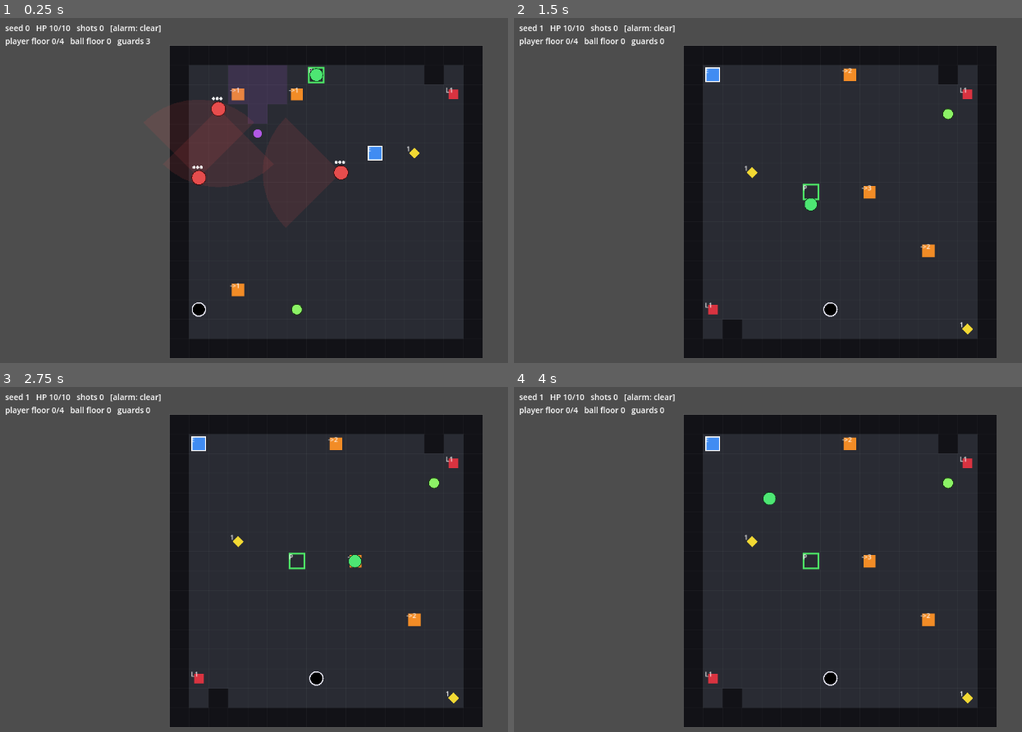
Above: before the commit, frames 1-4 (two rows, left to right).
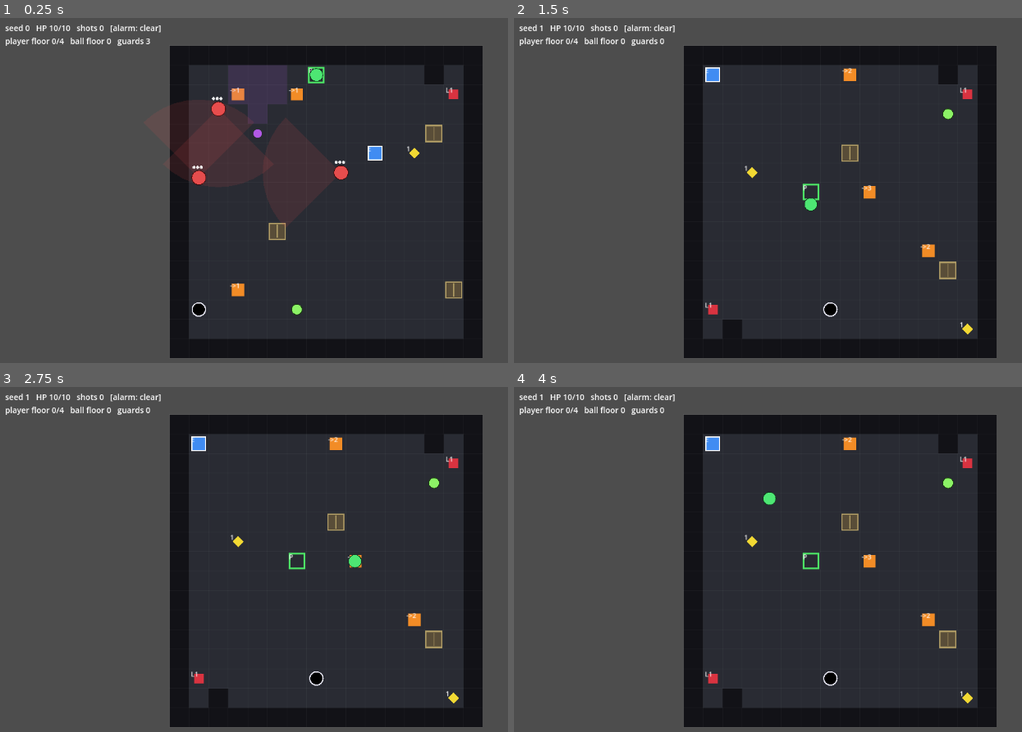
Above: after the commit, the same moments.

Repository: Gamabunta57/golf-ninja
Game: Godot game, scene res://scenes/building/building_root.tscn
Two runs of this game, one before a commit and one after it. Both use one fixed random seed, a clock stepped at 60 frames per second and the inputs below.
Inputs:
- Up to frame 1 (0.25 s): no input
- Up to frame 2 (1.5 s): tap Enter at 0.5 s; hold D (gn_move_right) 0.53-1.28 s; tap E (gn_interact) at 0.6 s; tap Space at 0.77 s; hold S (gn_move_down) from 1.28 s (still down); tap R at 1.35 s
- Up to frame 3 (2.75 s): tap Space at 1.52 s; release S (gn_move_down) at 2.03 s; hold D (gn_move_right) from 2.03 s (still down); tap Enter at 2.1 s
- Up to frame 4 (4 s): release D (gn_move_right) at 2.78 s; hold W (gn_move_up) 2.78-3.53 s; tap Keypad Enter at 2.85 s; tap Space at 3.02, 3.77 s; hold A (gn_move_left) from 3.53 s (still down); tap E (gn_interact) at 3.6 s

The runs differ from the first frame. In frame 1, 0.5% of the frame differs, in the area x 52-91%, y 30-82%; in frame 2, 0.4%; in frame 3, 0.4%; in frame 4, 0.4%.

Commit message:
Implementation of phase9 with claude

Diff:
--- a/core/data/floor_data.gd
+++ b/core/data/floor_data.gd
@@ -19,6 +19,7 @@
 var keycards: Array[KeycardData] = []
 var camera_zones: Array[CameraZoneData] = []
 var guard_patrols: Array[GuardPatrolData] = []
+var locker_positions: Array[Vector2i] = []
 var walkable_grid: Array = []  # Array[Array] of bool, indexed [y][x]
 
 
@@ -58,6 +59,10 @@
 	return elevator_positions.has(cell)
 
 
+func has_locker_at(cell: Vector2i) -> bool:
+	return locker_positions.has(cell)
+
+
 func get_door_at(cell: Vector2i) -> DoorData:
 	for door in doors:
 		if door.position == cell:
--- a/core/generation/generation_config.gd
+++ b/core/generation/generation_config.gd
@@ -43,6 +43,8 @@
 @export_group("Stealth")
 @export var cameras_per_floor_range: Vector2i = Vector2i(0, 2)
 @export var guards_per_floor_range: Vector2i = Vector2i(0, 3)
+## Lockers the player can hide in (breaks line of sight when unobserved).
+@export var lockers_per_floor_range: Vector2i = Vector2i(1, 3)
 @export var ball_jam_radius_cells: int = 2
 @export var camera_jam_duration_sec: float = 3.0
 @export var alarm_search_duration_sec: float = 8.0
--- a/core/generation/map_generator.gd
+++ b/core/generation/map_generator.gd
@@ -85,6 +85,7 @@
 	# 7. Stealth: cameras and guard patrols (no bearing on completability).
 	_generate_cameras(building, config, prng.get_stream("cameras"), reserved)
 	_generate_guards(building, config, prng.get_stream("guards"), reserved)
+	_generate_lockers(building, config, prng.get_stream("lockers"), reserved)
 
 	return building
 
@@ -309,6 +310,20 @@
 				break
 			var guard: GuardPatrolData = GuardPatrolData.new(f, path, config.guard_fov_angle_degrees, config.guard_fov_range_cells)
 			fd.guard_patrols.append(guard)
+
+
+func _generate_lockers(building: BuildingData, config: GenerationConfig, prng: PrngService, reserved: Array[Dictionary]) -> void:
+	var lo: int = maxi(0, config.lockers_per_floor_range.x)
+	var hi: int = maxi(lo, config.lockers_per_floor_range.y)
+	for f in building.floor_count():
+		var fd: FloorData = building.floors[f]
+		var count: int = prng.randi_range(lo, hi)
+		for _i in count:
+			var cell: Vector2i = _pick_free_cell(fd, reserved[f], prng)
+			if cell == INVALID_CELL:
+				break
+			_reserve(reserved[f], cell)
+			fd.locker_positions.append(cell)
 
 
 ## Builds a short patrol loop of walkable waypoints near a random start cell.
--- a/scenes/building/building_root.gd
+++ b/scenes/building/building_root.gd
@@ -29,8 +29,12 @@
 var _elevators: ElevatorSystem = ElevatorSystem.new()
 var _aim: ShotAimController = ShotAimController.new()
 var _detection: DetectionResolver = DetectionResolver.new()
+var _hiding: HidingSystem = HidingSystem.new()
 var _cameras: Array[SecurityCamera] = []
 var _guards: Array[Guard] = []
+var _lockers: Array[Locker] = []
+var _hidden: bool = false
+var _hidden_locker: Locker = null
 
 var _seed_counter: int = 0
 var _shots_taken: int = 0
@@ -101,6 +105,9 @@
 	_won = false
 	_out_of_shots = false
 	_caught = false
+	_hidden = false
+	_hidden_locker = null
+	_player.visible = true
 	_aim.cancel()
 	_aim_ui.hide_aim()
 	_detection.alarm = AlarmState.new()
@@ -118,6 +125,7 @@
 	_renderer.set_floor_data(fd, _start_marker_for(index))
 	_spawn_cameras(fd, index)
 	_spawn_guards(fd)
+	_spawn_lockers(fd)
 
 	var size_px: Vector2 = _renderer.pixel_size()
 	_camera.position = size_px * 0.5
@@ -170,6 +178,38 @@
 	_guards.clear()
 
 
+func _spawn_lockers(fd: FloorData) -> void:
+	_clear_lockers()
+	for cell: Vector2i in fd.locker_positions:
+		var locker: Locker = Locker.new()
+		locker.z_index = 2
+		locker.setup(cell)
+		add_child(locker)
+		_lockers.append(locker)
+
+
+func _clear_lockers() -> void:
+	for locker in _lockers:
+		locker.queue_free()
+	_lockers.clear()
+	_hidden_locker = null
+
+
+func _locker_at(cell: Vector2i) -> Locker:
+	for locker in _lockers:
+		if locker.cell == cell:
+			return locker
+	return null
+
+
+## Live guard field-of-view data for HidingSystem (Godot-agnostic dicts).
+func _guard_views() -> Array:
+	var views: Array = []
+	for g in _guards:
+		views.append(g.fov_view())
+	return views
+
+
 func _physics_process(delta: float) -> void:
 	if _building == null:
 		return
@@ -182,6 +222,10 @@
 			_cancel_aim()
 		elif intent.interact_pressed and _aim.can_fire():
 			_fire_shot()
+	elif _hidden:
+		# Hidden: frozen and concealed until the player chooses to come out.
+		if intent.interact_pressed or intent.cancel_pressed:
+			_exit_hide()
 	elif not _run_over():
 		_player.move(intent.move, delta)
 		if intent.interact_pressed:
@@ -204,7 +248,9 @@
 	var pf: int = _player_state.current_floor
 	for f in _building.floor_count():
 		var seen: bool = false
-		if f == pf:
+		# A hidden player is concealed: no camera or guard can spot them, so the
+		# alarm decays through SEARCHING to INACTIVE while they stay hidden.
+		if f == pf and not _hidden:
 			seen = _detection.camera_sees_cell(_building.get_floor(f), player_cell, now)
 			if not seen:
 				for g in _guards:
@@ -215,15 +261,44 @@
 
 
 func _handle_interact() -> void:
-	# Aiming a nearby, at-rest ball on this floor takes priority over elevators.
+	# Priority: aim a nearby ball -> hide in a locker -> ride an elevator.
 	if _can_aim():
 		_begin_aim()
 		return
 	var cell: Vector2i = _player.current_cell()
+	if _can_hide_at(cell):
+		_enter_hide(cell)
+		return
 	var dest: int = _elevators.next_destination(_building, _player_state.current_floor, cell)
 	if dest >= 0:
 		_player.move_to_floor(_building.get_floor(dest), cell)
 		_show_floor(dest)
+
+
+## True if the player stands on a locker and is currently unobserved (hiding
+## must precede detection — GDD §3.3).
+func _can_hide_at(cell: Vector2i) -> bool:
+	var fd: FloorData = _building.get_floor(_player_state.current_floor)
+	if not _hiding.has_locker(fd, cell):
+		return false
+	return _hiding.can_conceal(_detection, fd, cell, Time.get_ticks_msec(), _guard_views())
+
+
+func _enter_hide(cell: Vector2i) -> void:
+	_hidden = true
+	_player.visible = false
+	_cancel_aim()
+	_hidden_locker = _locker_at(cell)
+	if _hidden_locker != null:
+		_hidden_locker.set_occupied(true)
+
+
+func _exit_hide() -> void:
+	_hidden = false
+	_player.visible = true
+	if _hidden_locker != null:
+		_hidden_locker.set_occupied(false)
+		_hidden_locker = null
 
 
 func _can_aim() -> bool:
@@ -335,10 +410,14 @@
 		status = "\n>>> CAUGHT BY A GUARD (R to play again)"
 	elif _out_of_shots:
 		status = "\n>>> OUT OF SHOTS (R to play again)"
+	elif _hidden:
+		status = "\n[hidden] [E] leave the locker"
 	elif _aim.active:
 		status = "\n[E] fire   [Esc] cancel   (move to aim / adjust power)"
 	elif _can_aim():
 		status = "\n[E] aim the ball"
+	elif _can_hide_at(_player.current_cell()):
+		status = "\n[E] hide in locker"
 	elif _elevators.can_use(_building, pf, _player.current_cell()):
 		status = "\n[E] ride to floor %d" % _elevators.next_destination(_building, pf, _player.current_cell())
 	elif bf != pf:
--- a/scenes/guard/guard.gd
+++ b/scenes/guard/guard.gd
@@ -91,6 +91,17 @@
 
 func hp() -> int:
 	return _sm.hp if _sm != null else 0
+
+
+## Current field-of-view as plain data (for HidingSystem, which stays Godot- and
+## Guard-agnostic).
+func fov_view() -> Dictionary:
+	return {
+		"origin": current_cell(),
+		"facing": _facing,
+		"angle": data.fov_angle_degrees,
+		"range": data.fov_range_cells,
+	}
 
 
 # --- behaviours -------------------------------------------------------------
--- /dev/null
+++ b/scenes/interactables/locker.gd
@@ -0,0 +1,35 @@
+class_name Locker
+extends Node2D
+
+## A hiding spot (plan Phase 9). Purely presentational: the concealment rules
+## live in HidingSystem and the root. Draws a locker on its cell and changes
+## appearance while the player is hidden inside it.
+
+const COL_BODY: Color = Color(0.35, 0.3, 0.22)
+const COL_BODY_OCCUPIED: Color = Color(0.3, 0.55, 0.85)
+const COL_TRIM: Color = Color(0.7, 0.62, 0.4)
+
+var cell: Vector2i
+var occupied: bool = false
+
+
+func setup(locker_cell: Vector2i) -> void:
+	cell = locker_cell
+	var cs: int = FloorRenderer.CELL_SIZE
+	position = Vector2(cell.x * cs, cell.y * cs)
+	queue_redraw()
+
+
+func set_occupied(value: bool) -> void:
+	if occupied != value:
+		occupied = value
+		queue_redraw()
+
+
+func _draw() -> void:
+	var cs: int = FloorRenderer.CELL_SIZE
+	var rect: Rect2 = Rect2(Vector2(3, 3), Vector2(cs - 6, cs - 6))
+	draw_rect(rect, COL_BODY_OCCUPIED if occupied else COL_BODY, true)
+	draw_rect(rect, COL_TRIM, false, 2.0)
+	# Handle/latch line down the middle.
+	draw_line(Vector2(cs * 0.5, 5), Vector2(cs * 0.5, cs - 5), COL_TRIM, 1.5)
--- /dev/null
+++ b/systems/stealth/hiding_system.gd
@@ -0,0 +1,26 @@
+class_name HidingSystem
+extends RefCounted
+
+## Validates concealment (plan §7.3 #7, Phase 9). A locker (or an elevator) can
+## only be used to hide if the player is NOT currently observed at that moment —
+## hiding must happen BEFORE detection, not as an instant escape from a camera
+## or a guard already looking at you (GDD §3.3).
+##
+## Godot-agnostic: it composes the shared DetectionResolver's LOS helpers.
+## Guard views are passed as plain dicts { origin, facing, angle, range } so this
+## system never depends on the Guard scene class.
+
+## True if `cell` on `floor_data` is currently unobserved by any non-jammed
+## camera and outside every guard's field of view — i.e. hiding there succeeds.
+func can_conceal(detection: DetectionResolver, floor_data: FloorData, cell: Vector2i, now_ms: int, guard_views: Array) -> bool:
+	if detection.camera_sees_cell(floor_data, cell, now_ms):
+		return false
+	for view: Dictionary in guard_views:
+		if detection.cell_in_guard_fov(view["origin"], view["facing"], view["angle"], view["range"], cell):
+			return false
+	return true
+
+
+## True if `cell` holds a locker on this floor.
+func has_locker(floor_data: FloorData, cell: Vector2i) -> bool:
+	return floor_data.has_locker_at(cell)
--- a/tests/run_tests.gd
+++ b/tests/run_tests.gd
@@ -13,6 +13,7 @@
 		{"name": "Ball physics", "instance": TestBallPhysics.new()},
 		{"name": "Detection & alarm", "instance": TestDetectionAlarm.new()},
 		{"name": "Guard AI", "instance": TestGuardAi.new()},
+		{"name": "Hiding", "instance": TestHiding.new()},
 	]
 
 	var total_failures: int = 0
--- /dev/null
+++ b/tests/test_hiding.gd
@@ -0,0 +1,75 @@
+class_name TestHiding
+extends RefCounted
+
+## Phase 9: concealment is only allowed when the player is currently unobserved
+## (hiding must precede detection). Jammed cameras don't block hiding; a guard
+## looking at the locker does. Also checks the generator actually places lockers
+## on walkable cells.
+
+func run() -> Array[String]:
+	var failures: Array[String] = []
+	_test_camera_blocks(failures)
+	_test_guard_fov_blocks(failures)
+	_test_generated_lockers(failures)
+	return failures
+
+
+func _floor_with_camera() -> FloorData:
+	var fd: FloorData = FloorData.new(0, 10, 10)
+	fd.camera_zones.append(CameraZoneData.new(Vector2i(4, 5), [Vector2i(5, 5)] as Array[Vector2i]))
+	fd.locker_positions.append(Vector2i(5, 5))
+	fd.locker_positions.append(Vector2i(2, 2))
+	return fd
+
+
+func _test_camera_blocks(failures: Array[String]) -> void:
+	var h: HidingSystem = HidingSystem.new()
+	var d: DetectionResolver = DetectionResolver.new()
+	var fd: FloorData = _floor_with_camera()
+
+	# Inside the camera zone -> cannot hide.
+	if h.can_conceal(d, fd, Vector2i(5, 5), 0, []):
+		failures.append("camera: should not conceal inside an active camera zone")
+	# Elsewhere -> can hide.
+	if not h.can_conceal(d, fd, Vector2i(2, 2), 0, []):
+		failures.append("camera: should conceal outside all camera zones")
+	# Jammed camera -> hiding allowed even inside the zone.
+	fd.camera_zones[0].jammed_until_ms = 5000
+	if not h.can_conceal(d, fd, Vector2i(5, 5), 1000, []):
+		failures.append("camera: jammed camera should not block hiding")
+	# has_locker sanity.
+	if not h.has_locker(fd, Vector2i(5, 5)) or h.has_locker(fd, Vector2i(9, 9)):
+		failures.append("camera: has_locker mismatch")
+
+
+func _test_guard_fov_blocks(failures: Array[String]) -> void:
+	var h: HidingSystem = HidingSystem.new()
+	var d: DetectionResolver = DetectionResolver.new()
+	var fd: FloorData = FloorData.new(0, 10, 10)
+	fd.locker_positions.append(Vector2i(6, 5))
+
+	# Guard at (5,5) facing east sees (6,5) -> cannot hide there.
+	var looking: Array = [{"origin": Vector2i(5, 5), "facing": Vector2(1, 0), "angle": 90.0, "range": 4}]
+	if h.can_conceal(d, fd, Vector2i(6, 5), 0, looking):
+		failures.append("guard: should not conceal inside a guard FOV")
+	# Guard facing away (west) -> can hide.
+	var away: Array = [{"origin": Vector2i(5, 5), "facing": Vector2(-1, 0), "angle": 90.0, "range": 4}]
+	if not h.can_conceal(d, fd, Vector2i(6, 5), 0, away):
+		failures.append("guard: should conceal when outside the guard FOV")
+
+
+func _test_generated_lockers(failures: Array[String]) -> void:
+	var generator: MapGenerator = MapGenerator.new()
+	var found_any: bool = false
+	for s in 20:
+		var config: GenerationConfig = GenerationConfig.new()
+		config.seed = s
+		var building: BuildingData = generator.generate(config, config.make_prng())
+		for fd: FloorData in building.floors:
+			for cell: Vector2i in fd.locker_positions:
+				found_any = true
+				if not fd.is_walkable(cell):
+					failures.append("seed %d floor %d: locker on non-walkable cell %s" % [s, fd.floor_index, cell])
+					return
+	if not found_any:
+		failures.append("lockers: generator produced no lockers across 20 seeds")
Not shown, added: scenes/interactables/locker.gd.uid
Not shown, added: systems/stealth/hiding_system.gd.uid
Not shown, added: tests/test_hiding.gd.uid
